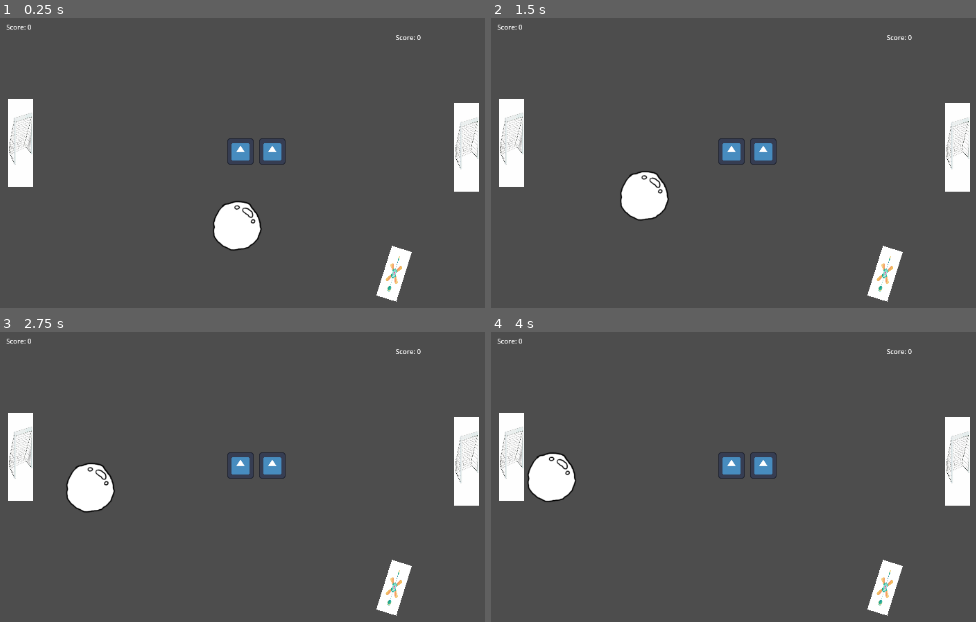
Above: before the commit, frames 1-4 (two rows, left to right).
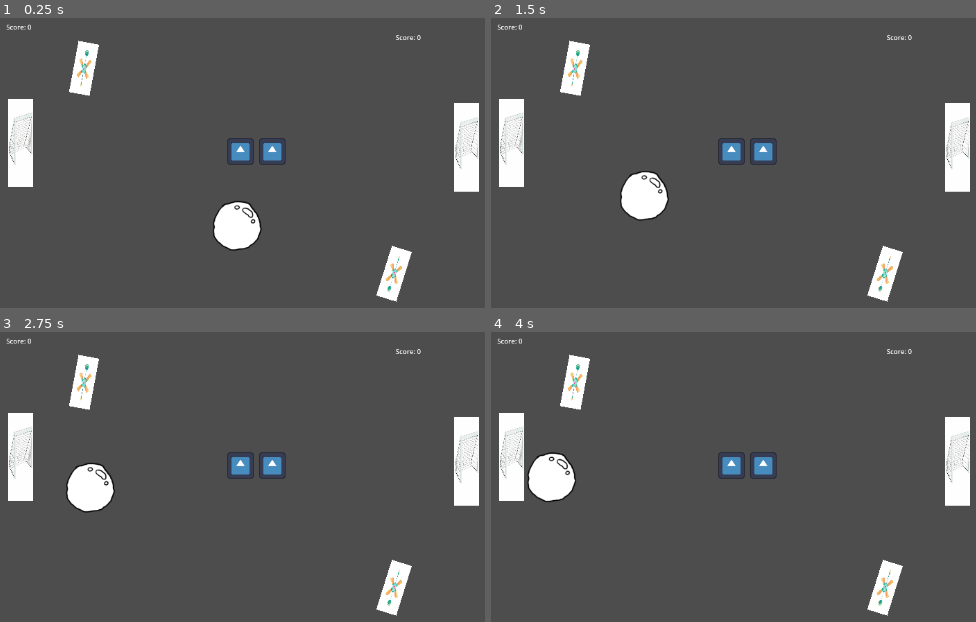
Above: after the commit, the same moments.

Repository: Calandir/ggj-2025
Game: Godot game, scene res://Scenes/example_scene.tscn
Two runs of this game, one before a commit and one after it. Both use one fixed random seed, a clock stepped at 60 frames per second and the inputs below. The engine's default icon, where the game draws it, is replaced by a stand-in: a white triangle on a blue panel in a dark square.
Inputs:
- Up to frame 1 (0.25 s): no input
- Up to frame 2 (1.5 s): no input
- Up to frame 3 (2.75 s): no input
- Up to frame 4 (4 s): no input

The runs differ from the first frame. In frame 1, 0.8% of the frame differs, in the area x 14-21%, y 7-27%; in frame 2, 0.8%; in frame 3, 0.8%; in frame 4, 0.8%.

Commit message:
Add second fan to pick up

Diff:
--- a/Scenes/example_scene.tscn
+++ b/Scenes/example_scene.tscn
@@ -13,11 +13,14 @@
 zoom = Vector2(0.6, 0.6)
 
 [node name="Bubble0_RigidBody2D" parent="." instance=ExtResource("1_b6d3v")]
-gravity_scale = 0.0
 
 [node name="Fan0_Area2D" parent="." instance=ExtResource("2_acuum")]
 position = Vector2(369, 294)
 rotation = 3.44528
+
+[node name="Fan1_Area2D2" parent="." instance=ExtResource("2_acuum")]
+position = Vector2(-376, -200)
+rotation = 0.183077
 
 [node name="Player 0" parent="." instance=ExtResource("4_t3qv7")]
 
